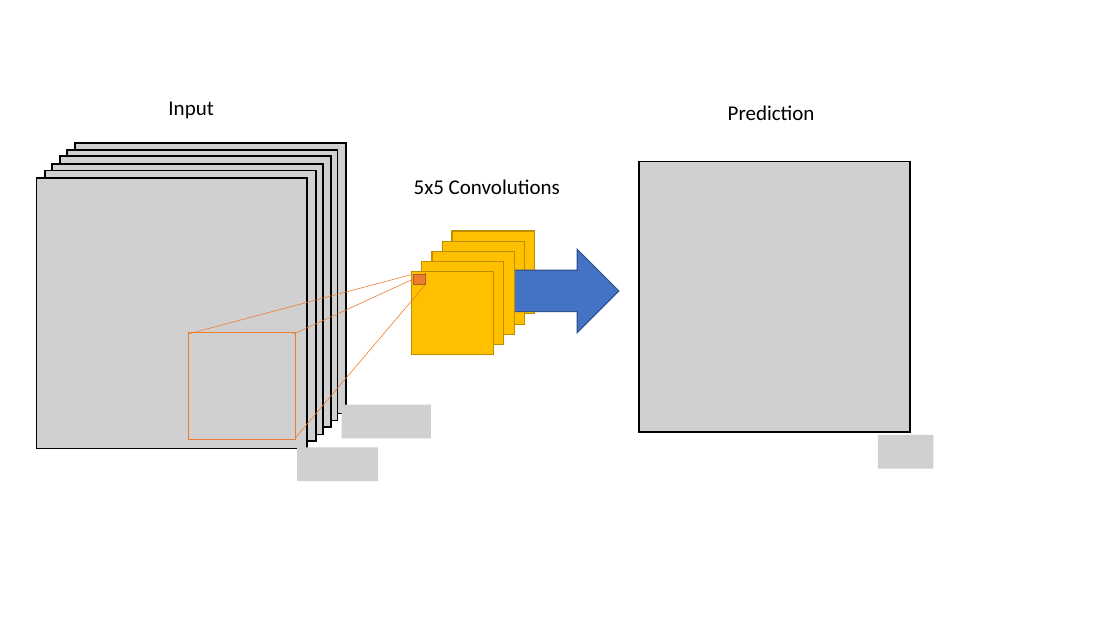
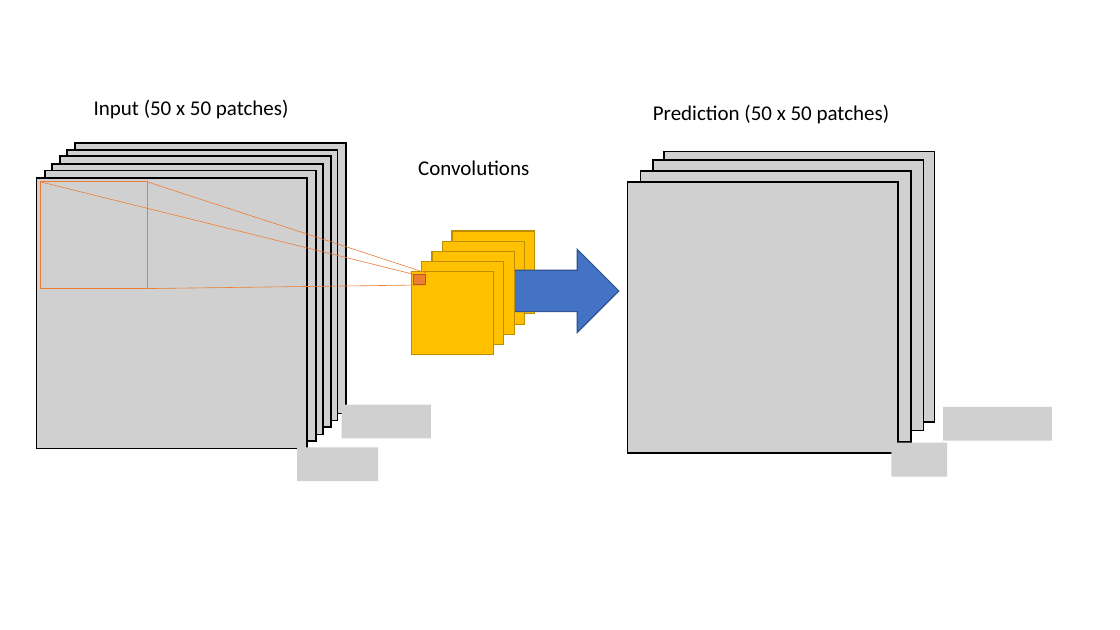
Before and after one commit to brandonhoughton/orbitalMechanics, a slide deck: slide 1 of documentation/network settup.pptx. Drawn at 1120x630 pixels with LibreOffice and Linux fonts; fonts in the diff are those of the drawing; grey boxes stand for pictures. Boxes give left, top, right and bottom in pixels: in the first picture for what was removed or moved away, otherwise in the second. Text is boxed around its words. In the diff, an @@ line names an element or a change of style, - is before the commit and + after.

```diff
--- a/documentation/network settup.pptx
+++ b/documentation/network settup.pptx
@@ text at bbox=[94, 100, 289, 119]: text changed @@
-Input
+Input (50 x 50 patches)
@@ text at bbox=[653, 105, 890, 124]: text changed @@
-Prediction
+Prediction (50 x 50 patches)
@@ text at bbox=[418, 160, 529, 175]: text changed @@
-5x5 Convolutions
+Convolutions
@@ picture added at bbox=[641, 171, 912, 442] @@
@@ picture added at bbox=[653, 160, 923, 430] @@
@@ picture added at bbox=[664, 151, 934, 422] @@
@@ rectangle: place and size @@
-rectangle at bbox=[188, 333, 295, 439]
+rectangle at bbox=[40, 181, 147, 288]
@@ line moved from (187, 334) - (413, 274) to (40, 181) - (413, 274) @@
@@ line moved from (293, 334) - (427, 273) to (147, 181) - (427, 273) @@
@@ picture: place and size @@
-picture at bbox=[639, 161, 910, 432]
+picture at bbox=[628, 182, 898, 453]
@@ line moved from (295, 439) - (425, 285) to (147, 289) - (425, 285) @@
@@ picture added at bbox=[944, 407, 1053, 440] @@
@@ picture: place and size @@
-picture at bbox=[878, 435, 933, 469]
+picture at bbox=[891, 443, 947, 476]
```
Also in this commit, not shown: 2 other files.
